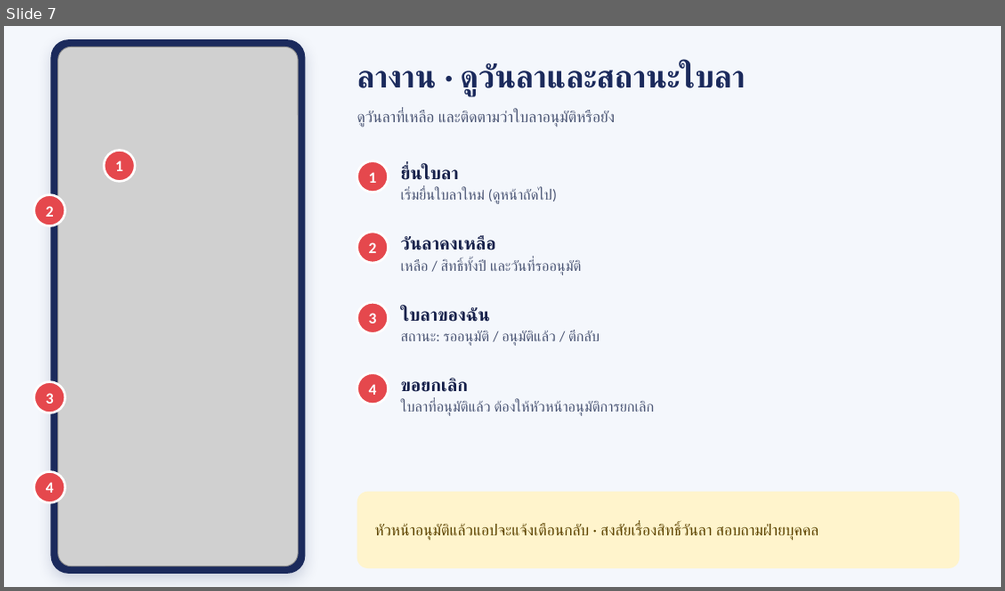
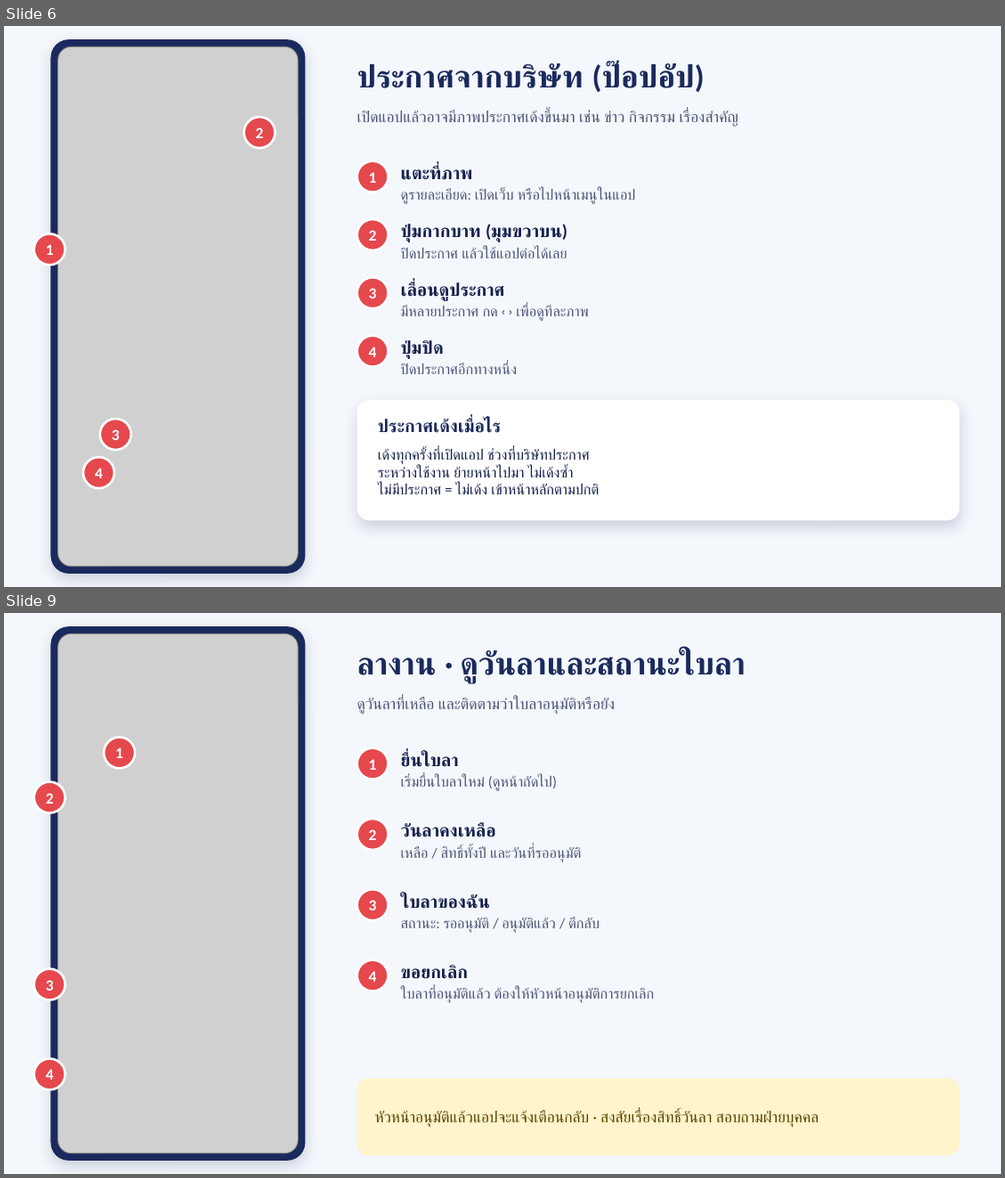
Before and after one commit to pcgwarehouse5-pixel/pull-operation-wha, a slide deck: docs/คู่มือการใช้งานแอป-พนักงาน.pptx. Shown one above the other, each under a label of ours: slide 7 before the commit, slides 6 and 9 after it; the slides between them are not shown. The pictures are 1005x591 and 1005x1178 pixels, drawn with LibreOffice and Linux fonts; fonts in the diff are those of the drawing; grey boxes stand for pictures. Boxes give left, top, right and bottom in pixels: in the first picture for what was removed or moved away, otherwise in the second. Text is boxed around its words. In the diff, an @@ line names an element or a change of style, - is before the commit and + after.

```diff
--- a/docs/คู่มือการใช้งานแอป-พนักงาน.pptx
+++ b/docs/คู่มือการใช้งานแอป-พนักงาน.pptx
@@ slide 6 added at [4,26,1001,587], background #F4F7FC @@
@@ rounded rectangle added at [50,39,305,573], fill #1B2A5C @@
@@ picture added at [57,47,298,566] @@
@@ text added at [357,62,704,92], 30 pt, text #1B2A5C, bold @@
+ประกาศจากบริษัท (ป๊อปอัป)
@@ ellipse added at [244,118,275,149], fill #E5484D, outline #FFFFFF 2.25 pt, 15 pt, text #FFFFFF, bold @@
+2
@@ text added at [357,111,739,127], 15 pt, text #4A5574 @@
+เปิดแอปแล้วอาจมีภาพประกาศเด้งขึ้นมา เช่น ข่าว กิจกรรม เรื่องสำคัญ
@@ ellipse added at [357,161,388,192], fill #E5484D, outline #FFFFFF 2.25 pt, 15 pt, text #FFFFFF, bold @@
+1
@@ text added at [401,166,473,180], 17 pt, text #16204A, bold @@
+แตะที่ภาพ
@@ text added at [401,189,636,204], 14 pt, text #4A5574 @@
+ดูรายละเอียด: เปิดเว็บ หรือไปหน้าเมนูในแอป
@@ ellipse added at [34,234,65,265], fill #E5484D, outline #FFFFFF 2.25 pt, 15 pt, text #FFFFFF, bold @@
+1
@@ ellipse added at [357,219,388,250], fill #E5484D, outline #FFFFFF 2.25 pt, 15 pt, text #FFFFFF, bold @@
+2
@@ text added at [401,224,567,243], 17 pt, text #16204A, bold @@
+ปุ่มกากบาท (มุมขวาบน)
@@ text added at [401,248,566,258], 14 pt, text #4A5574 @@
+ปิดประกาศ แล้วใช้แอปต่อได้เลย
@@ ellipse added at [357,277,388,309], fill #E5484D, outline #FFFFFF 2.25 pt, 15 pt, text #FFFFFF, bold @@
+3
@@ text added at [401,281,505,301], 17 pt, text #16204A, bold @@
+เลื่อนดูประกาศ
@@ text added at [401,305,588,321], 14 pt, text #4A5574 @@
+มีหลายประกาศ กด ‹ › เพื่อดูทีละภาพ
@@ ellipse added at [357,336,388,367], fill #E5484D, outline #FFFFFF 2.25 pt, 15 pt, text #FFFFFF, bold @@
+4
@@ text added at [401,340,444,360], 17 pt, text #16204A, bold @@
+ปุ่มปิด
@@ text added at [401,363,517,374], 14 pt, text #4A5574 @@
+ปิดประกาศอีกทางหนึ่ง
@@ ellipse added at [100,418,131,450], fill #E5484D, outline #FFFFFF 2.25 pt, 15 pt, text #FFFFFF, bold @@
+3
@@ rounded rectangle added at [357,400,960,520], fill #FFFFFF @@
@@ text added at [378,418,501,433], 17 pt, text #1B2A5C, bold @@
+ประกาศเด้งเมื่อไร
@@ text added at [378,449,599,494], 14 pt, text #16204A @@
+เด้งทุกครั้งที่เปิดแอป ช่วงที่บริษัทประกาศ
+ระหว่างใช้งาน ย้ายหน้าไปมา ไม่เด้งซ้ำ
+ไม่มีประกาศ = ไม่เด้ง เข้าหน้าหลักตามปกติ
@@ ellipse added at [83,457,114,488], fill #E5484D, outline #FFFFFF 2.25 pt, 15 pt, text #FFFFFF, bold @@
+4
@@ what was slide 7 is now slide 9 @@
```
Also in this commit, not shown: 8 slides changed, 1 other slide added.
